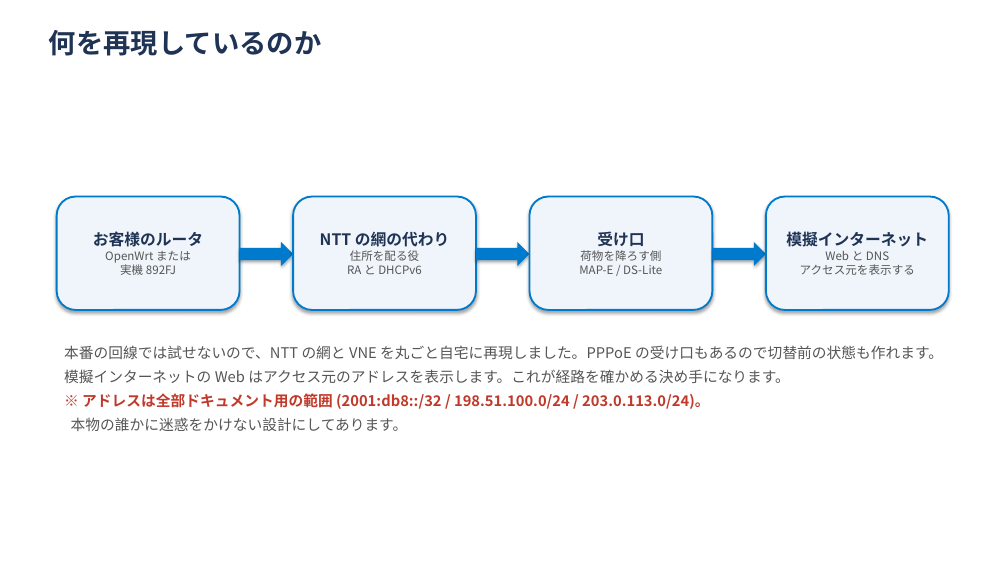
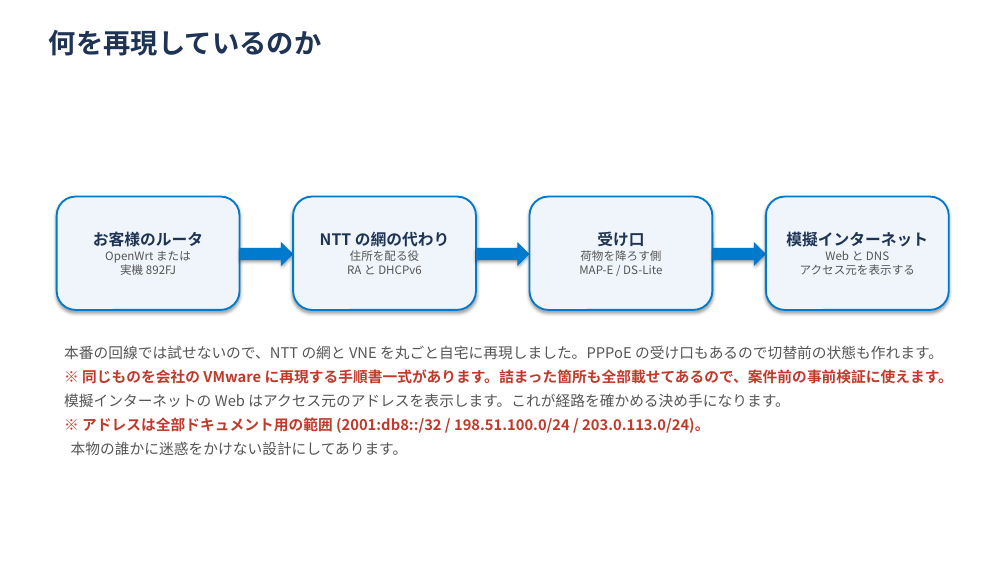
Before and after one commit to ginchankawaii/claude-code-book-template, a slide deck: slide 33 of docs/ipoe-lab/slides/setsumeikai.pptx (slide 27 before the commit). Drawn at 1008x567 pixels with LibreOffice and Linux fonts; fonts in the diff are those of the drawing. Boxes give left, top, right and bottom in pixels: in the first picture for what was removed or moved away, otherwise in the second. Text is boxed around its words. In the diff, an @@ line names an element or a change of style, - is before the commit and + after.

```diff
--- a/docs/ipoe-lab/slides/setsumeikai.pptx
+++ b/docs/ipoe-lab/slides/setsumeikai.pptx
@@ text at bbox=[82, 369, 953, 384]: paragraph added @@
+※ 同じものを会社の VMware に再現する手順書一式があります。詰まった箇所も全部載せてあるので、案件前の事前検証に使えます。
```
Also in this commit, not shown: 7 other slides changed, 5 slides added, 2 other files.
